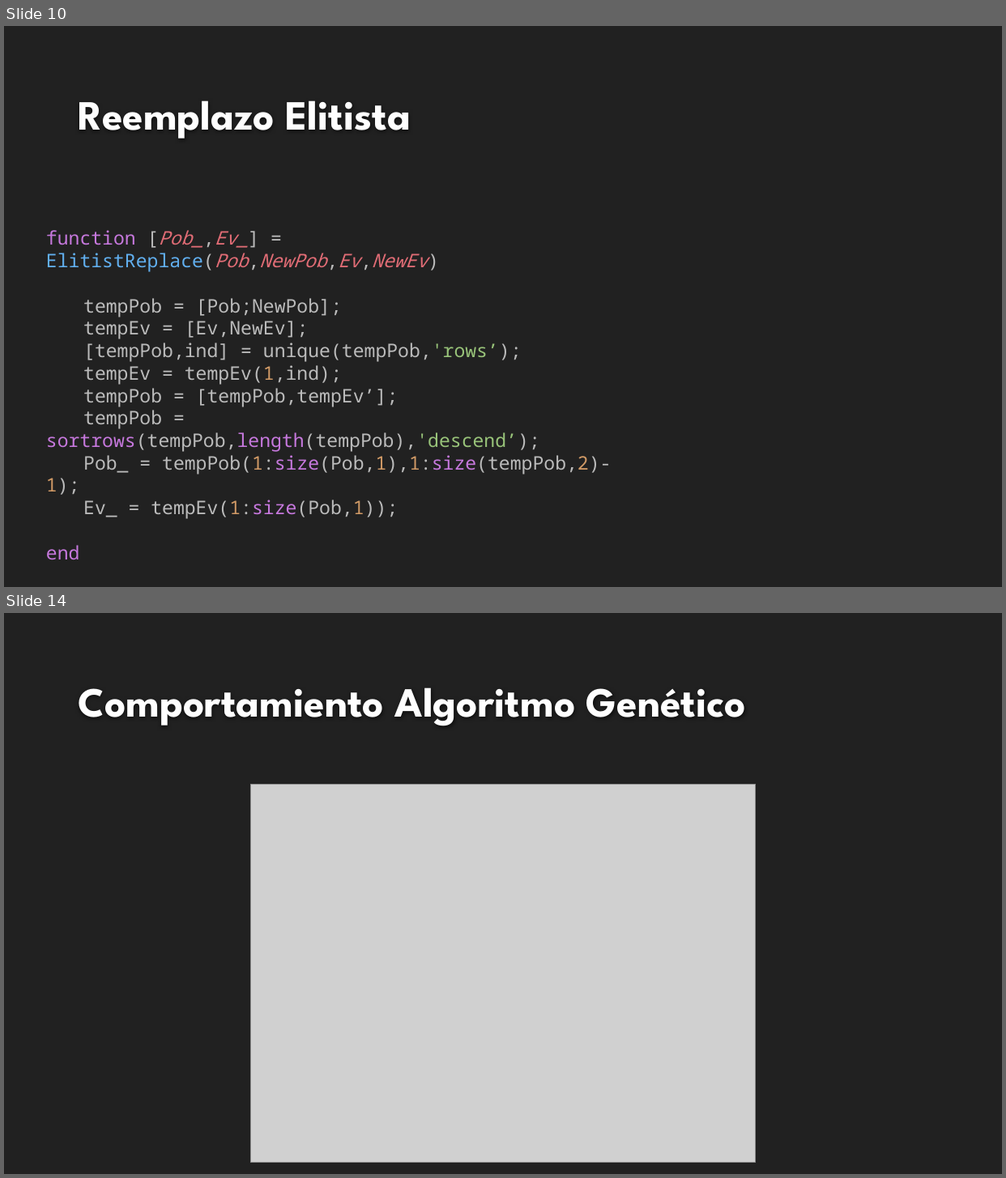
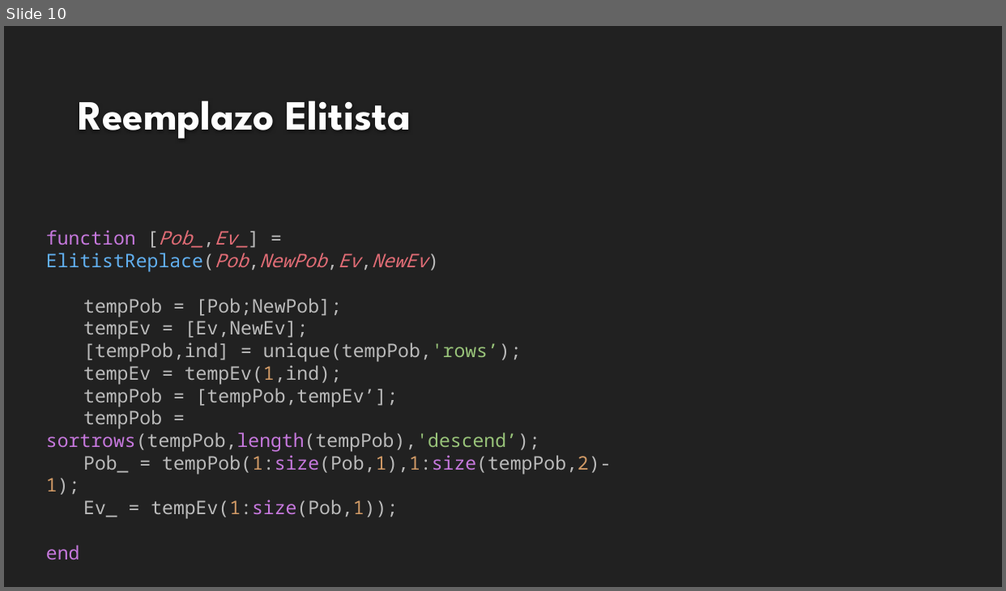
Before and after one commit to rafaroman18/SatellitesIS, a slide deck: TrabajoSI.pptx. Shown one above the other, each under a label of ours: slides 10 and 14 before the commit, slide 10 after it; the slides between them are not shown. The pictures are 1006x1178 and 1006x591 pixels, drawn with LibreOffice and Linux fonts; fonts in the diff are those of the drawing; grey boxes stand for pictures; background and template pictures are left out. Boxes give left, top, right and bottom in pixels: in the first picture for what was removed or moved away, otherwise in the second. Text is boxed around its words. In the diff, an @@ line names an element or a change of style, - is before the commit and + after.

```diff
--- a/TrabajoSI.pptx
+++ b/TrabajoSI.pptx
@@ slide 14 removed at box(4, 613, 1002, 1174), background #212121 @@
@@ title removed at box(78, 688, 746, 726) @@
-Comportamiento Algoritmo Genético
@@ picture removed at box(250, 784, 756, 1162) @@
```
Also in this commit, not shown: 1 slide changed, 5 other slides removed.
